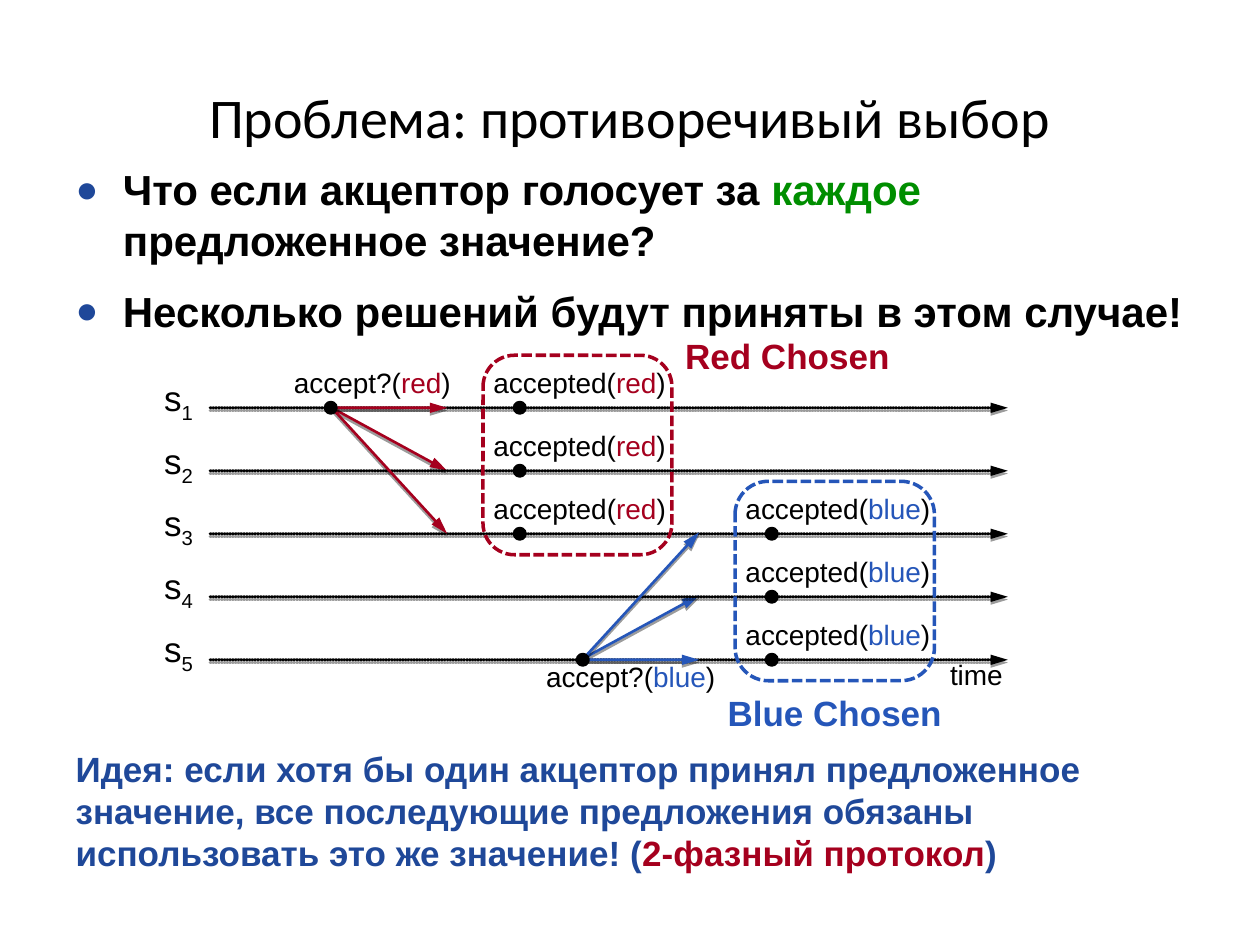
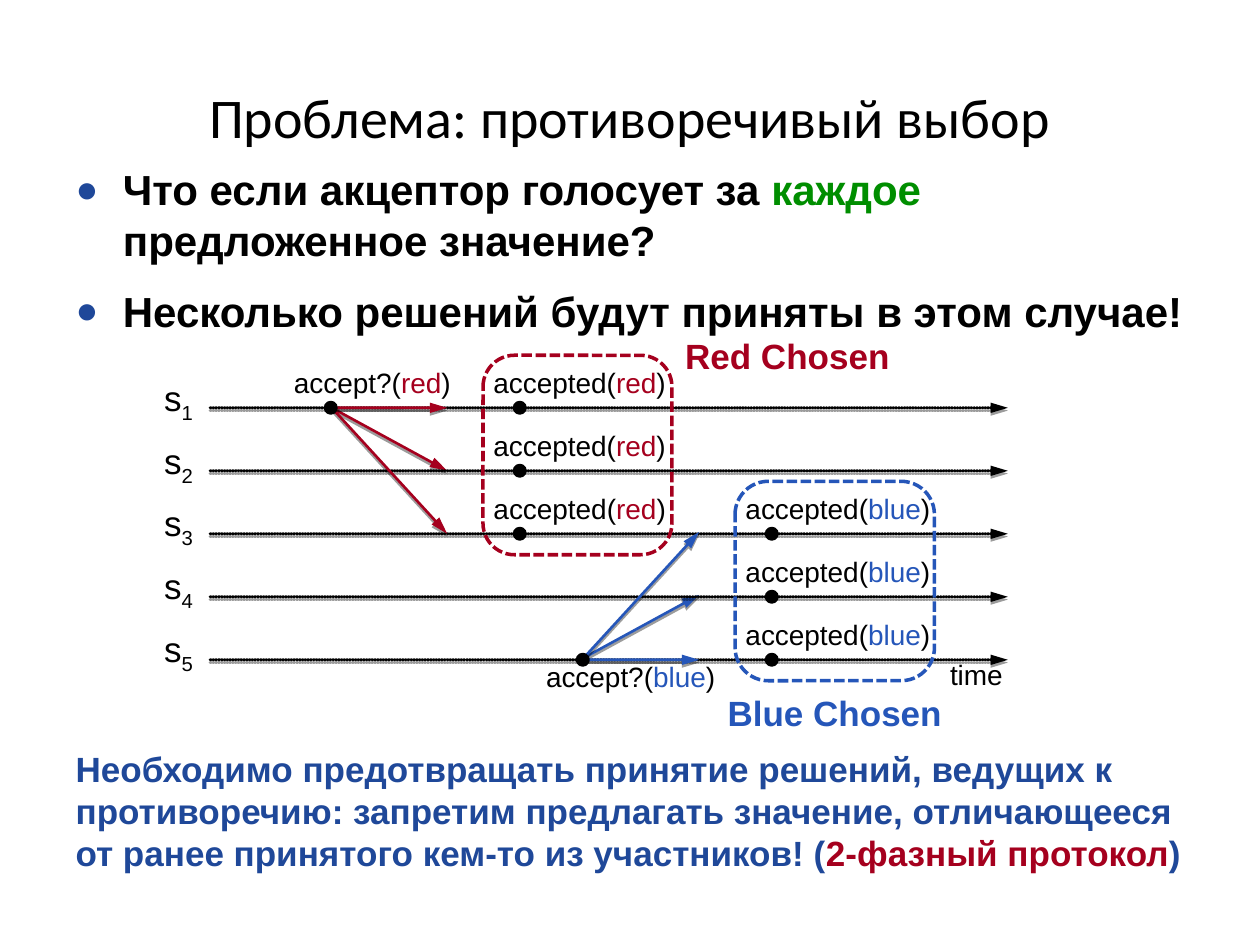
Before and after one commit to kostja/lectures, a slide deck: slide 8 of 2016/11_paxos.odp. Drawn at 1260x945 pixels with LibreOffice and Linux fonts; fonts in the diff are those of the drawing. Boxes give left, top, right and bottom in pixels: in the first picture for what was removed or moved away, otherwise in the second. Text is boxed around its words. In the diff, an @@ line names an element or a change of style, - is before the commit and + after.

```diff
--- a/2016/11_paxos.odp
+++ b/2016/11_paxos.odp
@@ text at (76,756,1180,873): text changed @@
-Идея: если хотя бы один акцептор принял предложенное значение, все последующие предложения обязаны использовать это же значение! (2-фазный протокол)
+Необходимо предотвращать принятие решений, ведущих к противоречию: запретим предлагать значение, отличающееся от ранее принятого кем-то из участников! (2-фазный протокол)
```
Also in this commit, not shown: 9 other slides changed, 1 slide added, 2 other files.
